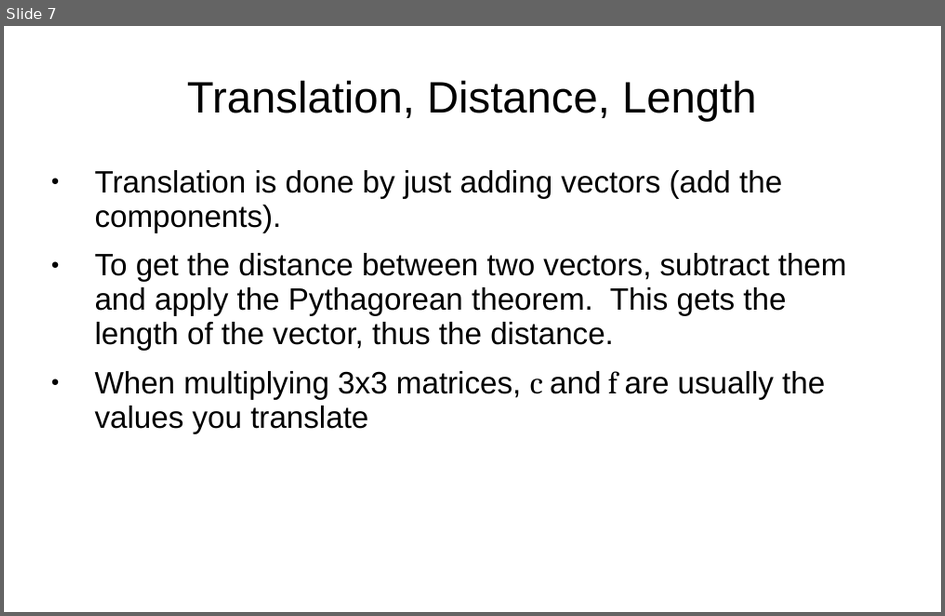
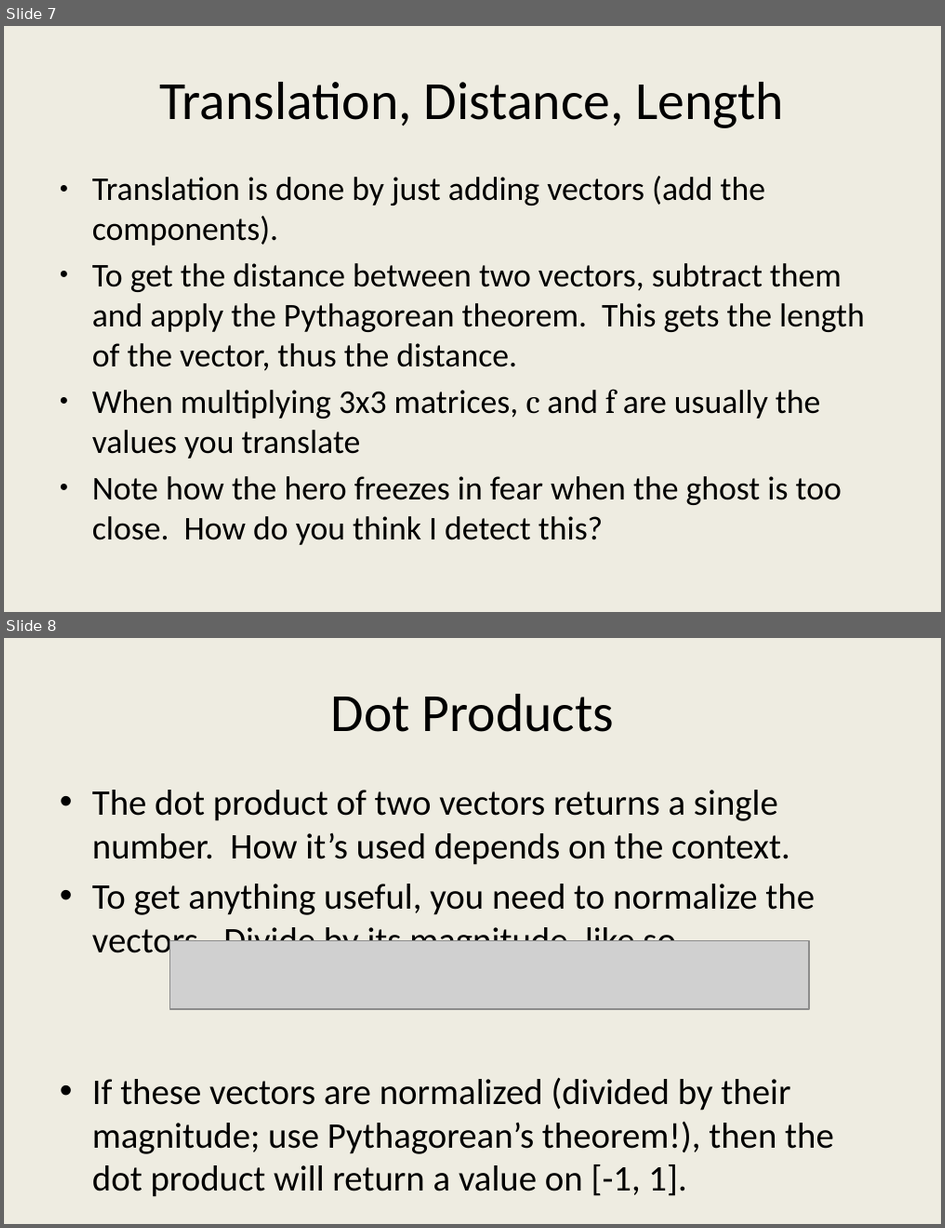
Before and after one commit to JesseTG/Linear-Algebra-Demo, a slide deck: Presentation Notes.pptx. Shown one above the other, each under a label of ours: slide 7 before the commit, slides 7 and 8 after it. The pictures are 945x616 and 945x1228 pixels, drawn with LibreOffice and Linux fonts; fonts in the diff are those of the drawing; grey boxes stand for pictures. Boxes give left, top, right and bottom in pixels: in the first picture for what was removed or moved away, otherwise in the second. Text is boxed around its words. In the diff, an @@ line names an element or a change of style, - is before the commit and + after.

```diff
--- a/Presentation Notes.pptx
+++ b/Presentation Notes.pptx
@@ slide 8 added at [4, 638, 941, 1224], background #EEECE1 @@
@@ title added at [331, 694, 614, 732], 33 pt, text #000000 @@
+Dot Products
@@ text added at [92, 790, 834, 1197], 22.2 pt, text #000000 @@
+• The dot product of two vectors returns a single number. How it’s used depends on the context.
+• To get anything useful, you need to normalize the vectors. Divide by its magnitude, like so.
+• If these vectors are normalized (divided by their magnitude; use Pythagorean’s theorem!), then the dot product will return a value on [-1, 1].
@@ picture added at [170, 940, 810, 1008] @@
@@ slide 7 changed as well @@
@@ background #FFFFFF to #EEECE1 @@
@@ title "Translation, Distance, Length" at [159, 82, 784, 128]: size 27 to 33 pt, font Arial to Calibri; line spacing 0.93 to 1 @@
@@ text at [92, 176, 865, 458]: size 19 to 20.4 pt in "Translation is done by just adding vectors ...", "To get the distance between two vectors, ...", "When multiplying 3x3 matrices, c and f ..."; font Arial to Calibri in "Translation is done by just adding vectors ...", "To get the distance between two vectors, ...", "When multiplying 3x3 matrices, and are usually ..."; indent changed; line spacing 0.93 to 1; less space between paragraphs @@
@@ text at [92, 476, 842, 545]: paragraph added @@
+● Note how the hero freezes in fear when the ghost is too close. How do you think I detect this?
```
Also in this commit, not shown: 6 other slides changed, 4 other slides added, 1 slide removed, 31 other files.
